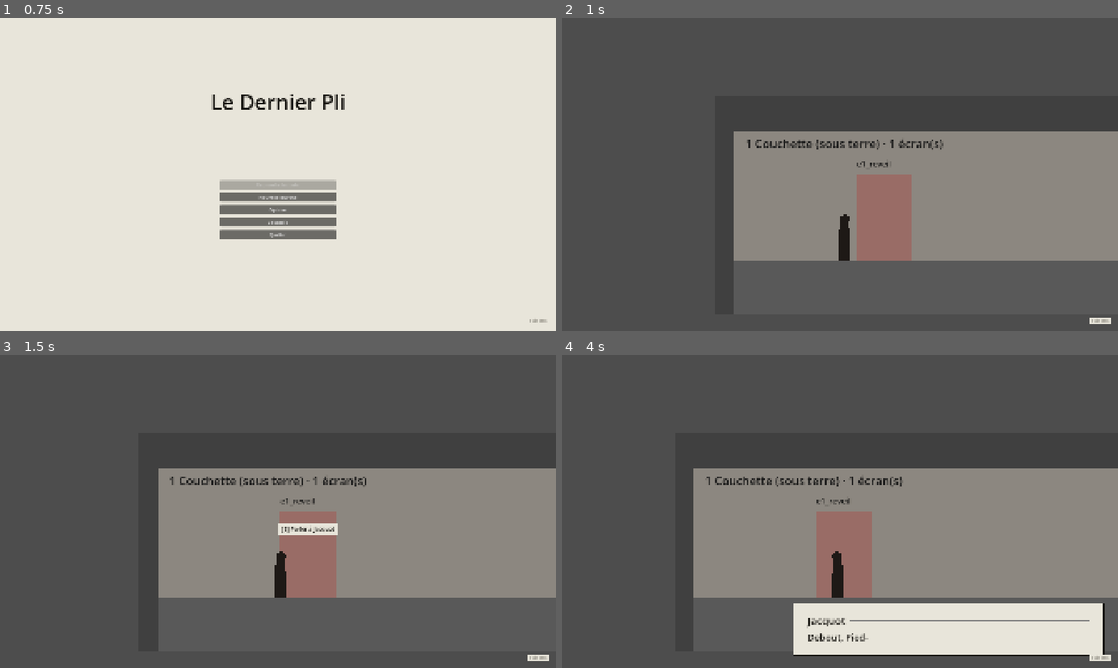
Above: before the commit, frames 1-4 (two rows, left to right).
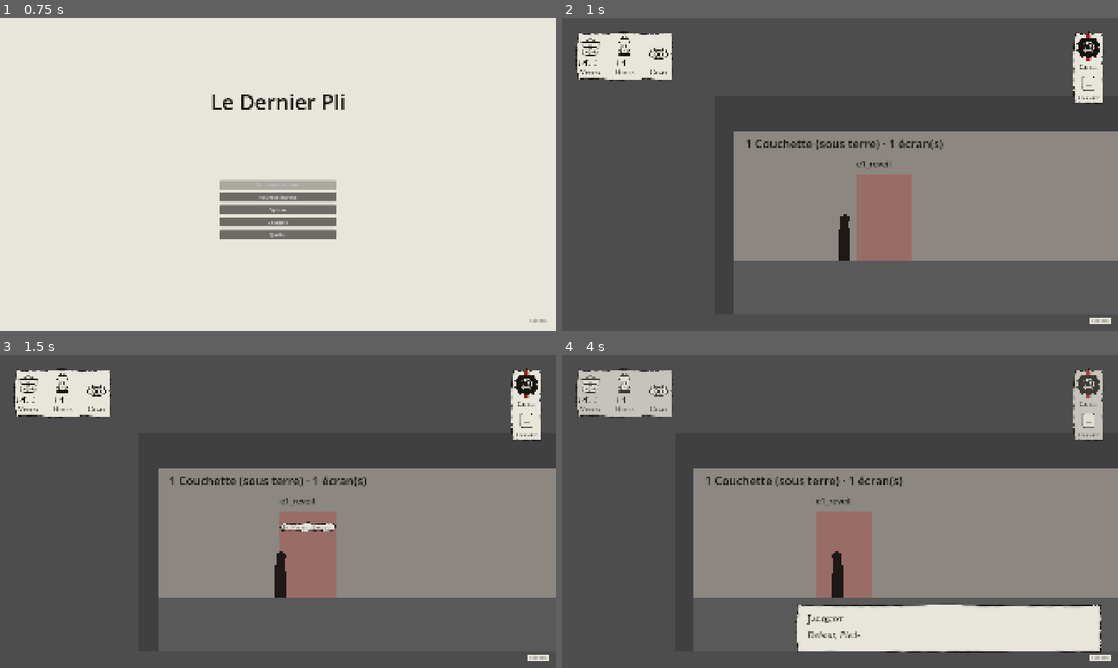
Above: after the commit, the same moments.

Repository: Mazklaus/le-dernier-pli
Game: Godot game, scene res://scenes/titre/titre.tscn
Same seed, same stepped clock (60 frames per second), same inputs: the game is played once before the commit and once after it.
Inputs (mouse positions are in pixels of both pictures, inside the frame that each line leads up to):
- Up to frame 1 (0.75 s): tap Enter (ui_accept) at 0.5 s; move the mouse to (400, 158) at 0.52 s; hold D (deplacer_droite) from 0.53 s (still down); tap 1 (choix_1) at 0.6 s; click (400, 158) at 0.67 s
- Up to frame 2 (1 s): keep holding D (deplacer_droite); tap Enter (ui_accept) at 0.77 s
- Up to frame 3 (1.5 s): release D (deplacer_droite) at 1.25 s; drag from (166, 527) to (311, 574) at 1.27 s
- Up to frame 4 (4 s): move the mouse to (895, 442) at 2.02 s; hold D (deplacer_droite) 2.03-2.75 s; tap 3 (choix_3) at 2.1 s; click (895, 442) at 2.17 s; drag from (812, 574) to (673, 464) at 2.77 s; move the mouse to (1006, 558) at 3.52 s; press the mouse at (1006, 558) at 3.53 s; hold A (deplacer_gauche) from 3.53 s (still down); tap Enter (ui_accept) at 3.77 s

Frame 1 is identical in both runs. In frame 2, 3.7% of the frame differs, in the area x 2-98%, y 4-28%; in frame 3, 4.0%; in frame 4, 5.6%, in the area x 2-98%, y 4-97%.

Commit message:
Ajouter le HUD des jauges et brancher les assets du DA
HudJauges (sacoche, lanterne, oeil, bâtons, sceau, carnet) dans InterfaceJeu ;
bulle en plaque de papier déchiré, réplique en Spectral italique, coûts en icônes ;
invite d'interaction en petite plaque de papier.

Co-Authored-By: Claude Opus 5.5 <noreply@anthropic.com>
Claude-Session: https://claude.ai/code/session_011WbKxDzNKL8tj2JSWv4M3w

Diff:
--- a/scenes/ui/bulle_dialogue/bulle_dialogue.gd
+++ b/scenes/ui/bulle_dialogue/bulle_dialogue.gd
@@ -5,18 +5,18 @@
 ## Règles de présentation (coûts, bavure, options cachées, timbre) : OptionsDialogue.
 ## Entrées : « interagir » ou « clic » pour avancer, « choix_1 » à « choix_4 », ui_up / ui_down.
 
-const ENCRE := Color("15130f")
-const PAPIER := Color("e8e5da")
-const LAVIS := Color("4a463d")
+const ENCRE := StylePapier.ENCRE
+const LAVIS := StylePapier.LAVIS
 const ROUGE_HALO := Color(0.608, 0.11, 0.11, 0.35)
 ## Taille de la réplique selon Reglages.taille_texte (petit, normal, grand, très grand), à 1080.
 const TAILLES_TEXTE := [28, 32, 38, 44]
-const NOMS_JAUGES := {&"vivres": "vivres", &"huile": "huile", &"lucidite": "lucidité"}
+## Icône de coût du DA par jauge (ui_cout-*.png, 32 px).
+const ICONES_COUTS := {&"vivres": "cout-vivres", &"huile": "cout-huile", &"lucidite": "cout-lucidite"}
 const LARGEUR := 1076.0
 const MARGE_ECRAN := Vector2(46, 42)
 const ACTIONS_CHOIX: Array[StringName] = [&"choix_1", &"choix_2", &"choix_3", &"choix_4"]
 
-## Polices de la maquette, à fournir par le DA (IM Fell English SC, Spectral, Spectral italique).
+## Polices de la maquette ; à défaut, celles du DA (IM Fell English SC, Spectral, Spectral italique).
 @export var police_locuteur: Font
 @export var police_texte: Font
 @export var police_replique: Font
@@ -39,6 +39,12 @@
 func _ready() -> void:
 	layer = 10
 	_rng.randomize()
+	if police_locuteur == null:
+		police_locuteur = StylePapier.police(StylePapier.POLICE_TITRE)
+	if police_texte == null:
+		police_texte = StylePapier.police(StylePapier.POLICE_TEXTE)
+	if police_replique == null:
+		police_replique = StylePapier.police(StylePapier.POLICE_ITALIQUE)
 	_construire()
 	_plaque.hide()
 	Reglages.reglage_change.connect(_sur_reglage_change)
@@ -157,10 +163,20 @@
 	rangee.add_child(texte)
 	var affiches: Dictionary = option["couts_affiches"]
 	for nom: StringName in affiches:
-		var cout := _etiquette("−%d %s" % [int(affiches[nom]), NOMS_JAUGES.get(nom, String(nom))],
-			police_texte, roundi(_taille() * 0.78), ENCRE)
+		var icone := TextureRect.new()
+		icone.texture = StylePapier.icone(ICONES_COUTS.get(nom, ""))
+		icone.custom_minimum_size = Vector2.ONE * roundf(_taille() * 0.9)
+		icone.expand_mode = TextureRect.EXPAND_IGNORE_SIZE
+		icone.stretch_mode = TextureRect.STRETCH_KEEP_ASPECT_CENTERED
+		icone.size_flags_vertical = Control.SIZE_SHRINK_CENTER
+		icone.mouse_filter = Control.MOUSE_FILTER_IGNORE
+		icone.tooltip_text = String(nom)
+		rangee.add_child(icone)
+		var cout := _etiquette("−%d" % int(affiches[nom]), police_texte, roundi(_taille() * 0.78), ENCRE)
+		cout.set_meta(&"jauge", nom)
 		if option["bave"]:
 			_faire_baver(cout)
+			icone.modulate = Color(1, 0.85, 0.85)
 		rangee.add_child(cout)
 	if option["bave"] and affiches.is_empty():
 		_faire_baver(texte)
@@ -233,14 +249,8 @@
 	_plaque.offset_right = -MARGE_ECRAN.x
 	_plaque.offset_bottom = -MARGE_ECRAN.y
 	_plaque.grow_vertical = Control.GROW_DIRECTION_BEGIN
-	var style := StyleBoxFlat.new()
-	style.bg_color = PAPIER
-	style.border_color = ENCRE
-	style.set_border_width_all(3)
-	style.content_margin_left = 50
-	style.content_margin_right = 50
-	style.content_margin_top = 36
-	style.content_margin_bottom = 32
+	# Plaque de papier au bord déchiré du DA (9 tranches, marge de texture 40 px).
+	var style := StylePapier.plaque(50.0, 40.0, 36.0)
 	_plaque.add_theme_stylebox_override(&"panel", style)
 	racine.add_child(_plaque)
 
@@ -265,7 +275,11 @@
 	_replique.custom_minimum_size.x = LARGEUR - 100
 	_replique.add_theme_color_override(&"default_color", ENCRE)
 	if police_replique:
+		# Réplique tout en Spectral italique (retour UI/UX).
 		_replique.add_theme_font_override(&"normal_font", police_replique)
+		_replique.add_theme_font_override(&"italics_font", police_replique)
+	if police_texte:
+		_replique.add_theme_font_override(&"bold_font", police_texte)
 	colonne.add_child(_replique)
 
 	_options = VBoxContainer.new()
--- /dev/null
+++ b/scenes/ui/hud_jauges/hud_jauges.gd
@@ -0,0 +1,241 @@
+class_name HudJauges
+extends Control
+## HUD des jauges (maquette UI/UX v0.6) : plaque en haut à gauche avec Vivres (sacoche +
+## 10 bâtons), Huile (lanterne + 6 bâtons) et Lucidité (œil + nom du palier, jamais de
+## chiffre) ; plaque en haut à droite avec le sceau et le carnet.
+## Lit GameState par son API et ses signaux. Options : Reglages.hud_contextuel (le HUD
+## s'efface 3 s après le dernier changement), valeurs_chiffrees, effets_attenues.
+
+const SEUIL_BAS := 1
+const DELAI_CONTEXTUEL := 3.0
+const DUREE_FONDU := 0.6
+const MARGE := 38.0
+const NOMS_PALIERS := {&"clair": "Clair", &"trouble": "Trouble", &"egare": "Égaré"}
+
+var _icones: Dictionary = {}  # jauge -> TextureRect
+var _libelles: Dictionary = {}  # jauge -> Label
+var _chiffres: Dictionary = {}  # jauge -> Label
+var _batons: Dictionary = {}  # jauge -> Batons
+var _sceau: TextureRect
+var _carnet: TextureRect
+var _ceinture: PanelContainer
+var _coin: PanelContainer
+var _fondu: Tween
+var _minuteur: Timer
+var _temps: float = 0.0
+
+
+func _ready() -> void:
+	mouse_filter = Control.MOUSE_FILTER_IGNORE
+	set_anchors_and_offsets_preset(Control.PRESET_FULL_RECT)
+	_construire()
+	_minuteur = Timer.new()
+	_minuteur.one_shot = true
+	_minuteur.timeout.connect(_estomper)
+	add_child(_minuteur)
+	GameState.jauge_changee.connect(_sur_jauge_changee)
+	GameState.palier_change.connect(func(_a: StringName, _n: StringName) -> void: _sur_changement())
+	GameState.etat_declenche.connect(func(_e: StringName) -> void: _sur_changement())
+	GameState.sceau_change.connect(func(_d: StringName) -> void: _sur_changement())
+	GameState.marque_gagnee.connect(func(_m: Dictionary) -> void: _sur_changement())
+	GameState.etat_charge.connect(actualiser)
+	Reglages.reglage_change.connect(func(_c: StringName, _v: Variant) -> void: actualiser())
+	actualiser()
+	_montrer()
+
+
+func _process(delta: float) -> void:
+	_temps += delta
+	var attenue: bool = Reglages.valeur(&"effets_attenues")
+	for jauge: StringName in [GameState.VIVRES, GameState.HUILE]:
+		var icone: TextureRect = _icones[jauge]
+		var bas := GameState.valeur(jauge) <= SEUIL_BAS
+		icone.scale = Vector2.ONE * (1.0 + 0.08 * maxf(0.0, sin(_temps * TAU / 1.4))) if bas and not attenue else Vector2.ONE
+	# Trouble et Égaré : les icônes tremblent (plus fort à l'Égaré).
+	var force := 0.0 if attenue else {&"clair": 0.0, &"trouble": 0.6, &"egare": 1.4}.get(GameState.palier, 0.0) as float
+	var secousse := Vector2.ZERO
+	if force > 0.0 and fmod(_temps, 1.8 / force) < 0.12:
+		secousse = Vector2(randf_range(-1.5, 1.5), randf_range(-1.0, 1.0)) * force
+	for jauge: StringName in _icones:
+		(_icones[jauge] as TextureRect).position = secousse
+	_sceau.position = secousse
+
+
+## Relit tout l'état de GameState (au démarrage, après un chargement, un réglage).
+func actualiser() -> void:
+	var chiffres: bool = Reglages.valeur(&"valeurs_chiffrees")
+	for jauge: StringName in GameState.JAUGES:
+		var v := GameState.valeur(jauge)
+		(_icones[jauge] as TextureRect).texture = StylePapier.icone(icone_jauge(jauge, v, GameState.palier))
+		var libelle: Label = _libelles[jauge]
+		libelle.text = libelle_jauge(jauge, v, GameState.palier, GameState.est_perdu())
+		var souligne := jauge != GameState.LUCIDITE and v <= SEUIL_BAS
+		libelle.add_theme_constant_override(&"underline_thickness", 2 if souligne else 0)
+		libelle.set_meta(&"bas", souligne)
+		if _batons.has(jauge):
+			(_batons[jauge] as Batons).valeur = v
+		if _chiffres.has(jauge):
+			var chiffre: Label = _chiffres[jauge]
+			chiffre.visible = chiffres
+			chiffre.text = "%d / %d" % [v, GameState.maximum(jauge)]
+	_sceau.texture = StylePapier.icone(icone_sceau())
+
+
+## Nom court de l'icône du DA pour une jauge.
+static func icone_jauge(jauge: StringName, v: int, palier: StringName) -> String:
+	match jauge:
+		GameState.VIVRES:
+			return "sacoche-pleine" if v >= 6 else ("sacoche-moitie" if v >= 2 else "sacoche-vide")
+		GameState.HUILE:
+			return "lanterne-pleine" if v >= 3 else ("lanterne-faible" if v >= 1 else "lanterne-eteinte")
+		GameState.LUCIDITE:
+			return "oeil-%s" % palier
+	return ""
+
+
+## Libellé sous l'icône : nom de la jauge, état à zéro, palier pour la Lucidité.
+static func libelle_jauge(jauge: StringName, v: int, palier: StringName, perdu: bool) -> String:
+	match jauge:
+		GameState.VIVRES:
+			return "Affamé" if v == 0 else "Vivres"
+		GameState.HUILE:
+			return "Éteinte" if v == 0 else "Huile"
+		GameState.LUCIDITE:
+			return "Perdu" if perdu else NOMS_PALIERS.get(palier, "")
+	return ""
+
+
+static func icone_sceau() -> String:
+	if GameState.sceau_ouvert:
+		return "sceau-ouvert"
+	if GameState.sceau_rechauffe:
+		return "sceau-rechauffe"
+	if GameState.sceau_abime:
+		return "sceau-abime"
+	return "sceau-intact"
+
+
+func _sur_jauge_changee(_nom: StringName, _ancienne: int, _nouvelle: int) -> void:
+	_sur_changement()
+
+
+func _sur_changement() -> void:
+	actualiser()
+	_montrer()
+
+
+## Mode contextuel : le HUD revient à chaque changement, puis s'efface après 3 s,
+## sauf si une jauge est au seuil bas.
+func _montrer() -> void:
+	_fondre(1.0)
+	if Reglages.valeur(&"hud_contextuel"):
+		_minuteur.start(DELAI_CONTEXTUEL)
+	else:
+		_minuteur.stop()
+
+
+func _estomper() -> void:
+	if not Reglages.valeur(&"hud_contextuel"):
+		return
+	if GameState.valeur(GameState.VIVRES) <= SEUIL_BAS or GameState.valeur(GameState.HUILE) <= SEUIL_BAS:
+		return
+	_fondre(0.0)
+
+
+func _fondre(cible: float) -> void:
+	if _fondu and _fondu.is_valid():
+		_fondu.kill()
+	_fondu = create_tween()
+	_fondu.tween_property(self, "modulate:a", cible, DUREE_FONDU)
+
+
+func _construire() -> void:
+	_ceinture = PanelContainer.new()
+	_ceinture.add_theme_stylebox_override(&"panel", StylePapier.plaque(20.0))
+	_ceinture.position = Vector2(MARGE, MARGE)
+	add_child(_ceinture)
+	var rangee := HBoxContainer.new()
+	rangee.add_theme_constant_override(&"separation", 38)
+	_ceinture.add_child(rangee)
+	for jauge: StringName in GameState.JAUGES:
+		rangee.add_child(_jauge(jauge))
+
+	_coin = PanelContainer.new()
+	_coin.add_theme_stylebox_override(&"panel", StylePapier.plaque(16.0))
+	_coin.anchor_left = 1.0
+	_coin.anchor_right = 1.0
+	_coin.offset_right = -MARGE
+	_coin.offset_top = MARGE
+	_coin.grow_horizontal = Control.GROW_DIRECTION_BEGIN
+	add_child(_coin)
+	var colonne := VBoxContainer.new()
+	colonne.alignment = BoxContainer.ALIGNMENT_CENTER
+	colonne.add_theme_constant_override(&"separation", 8)
+	_coin.add_child(colonne)
+	_sceau = _icone(96.0)
+	colonne.add_child(_cellule(_sceau, "Le pli"))
+	_carnet = _icone(64.0)
+	_carnet.texture = StylePapier.icone("carnet")
+	colonne.add_child(_cellule(_carnet, "Carnet"))
+
+
+func _jauge(jauge: StringName) -> Control:
+	var colonne := VBoxContainer.new()
+	colonne.alignment = BoxContainer.ALIGNMENT_END
+	colonne.add_theme_constant_override(&"separation", 6)
+	var icone := _icone(80.0)
+	_icones[jauge] = icone
+	var support := Control.new()
+	support.custom_minimum_size = Vector2(80, 80)
+	support.size_flags_horizontal = Control.SIZE_SHRINK_CENTER
+	support.add_child(icone)
+	colonne.add_child(support)
+	if jauge != GameState.LUCIDITE:
+		var batons := Batons.new()
+		batons.maximum = GameState.maximum(jauge)
+		batons.size_flags_horizontal = Control.SIZE_SHRINK_CENTER
+		_batons[jauge] = batons
+		colonne.add_child(batons)
+	var libelle := _texte("", StylePapier.POLICE_TITRE, 26, StylePapier.ENCRE)
+	_libelles[jauge] = libelle
+	colonne.add_child(libelle)
+	if jauge != GameState.LUCIDITE:
+		var chiffre := _texte("", StylePapier.POLICE_TEXTE, 18, StylePapier.LAVIS)
+		_chiffres[jauge] = chiffre
+		colonne.add_child(chiffre)
+	return colonne
+
+
+func _cellule(icone: TextureRect, texte: String) -> Control:
+	var colonne := VBoxContainer.new()
+	colonne.alignment = BoxContainer.ALIGNMENT_CENTER
+	var support := Control.new()
+	support.custom_minimum_size = icone.custom_minimum_size
+	support.size_flags_horizontal = Control.SIZE_SHRINK_CENTER
+	support.add_child(icone)
+	colonne.add_child(support)
+	colonne.add_child(_texte(texte, StylePapier.POLICE_TITRE, 24, StylePapier.ENCRE))
+	return colonne
+
+
+func _icone(taille: float) -> TextureRect:
+	var icone := TextureRect.new()
+	icone.custom_minimum_size = Vector2(taille, taille)
+	icone.size = Vector2(taille, taille)
+	icone.pivot_offset = Vector2(taille, taille) / 2.0
+	icone.expand_mode = TextureRect.EXPAND_IGNORE_SIZE
+	icone.stretch_mode = TextureRect.STRETCH_KEEP_ASPECT_CENTERED
+	icone.mouse_filter = Control.MOUSE_FILTER_IGNORE
+	return icone
+
+
+func _texte(texte: String, police: String, taille: int, couleur: Color) -> Label:
+	var etiquette := Label.new()
+	etiquette.text = texte
+	etiquette.horizontal_alignment = HORIZONTAL_ALIGNMENT_CENTER
+	etiquette.add_theme_color_override(&"font_color", couleur)
+	etiquette.add_theme_font_size_override(&"font_size", taille)
+	var f := StylePapier.police(police)
+	if f:
+		etiquette.add_theme_font_override(&"font", f)
+	return etiquette
--- a/scenes/ui/interface_jeu/interface_jeu.gd
+++ b/scenes/ui/interface_jeu/interface_jeu.gd
@@ -1,10 +1,11 @@
 class_name InterfaceJeu
 extends CanvasLayer
-## Interface en jeu : l'invite d'interaction, et plus tard le HUD des jauges.
+## Interface en jeu : le HUD des jauges (lit GameState seul) et l'invite d'interaction.
 ## Instanciée par EtapeBase quand l'étape n'en a pas (zéro câblage par étape).
 
 const SCENE := "res://scenes/ui/interface_jeu/interface_jeu.tscn"
 
+@onready var hud: HudJauges = %HudJauges
 @onready var invite: InviteInteraction = %InviteInteraction
 
 
--- a/scenes/ui/interface_jeu/interface_jeu.tscn
+++ b/scenes/ui/interface_jeu/interface_jeu.tscn
@@ -1,12 +1,24 @@
-[gd_scene load_steps=3 format=3]
+[gd_scene load_steps=4 format=3]
 
 [ext_resource type="Script" path="res://scenes/ui/interface_jeu/interface_jeu.gd" id="1_script"]
 [ext_resource type="Script" path="res://scenes/ui/invite_interaction/invite_interaction.gd" id="2_invite"]
+[ext_resource type="Script" path="res://scenes/ui/hud_jauges/hud_jauges.gd" id="3_hud"]
 
 [node name="InterfaceJeu" type="CanvasLayer"]
 layer = 5
 script = ExtResource("1_script")
 
+[node name="HudJauges" type="Control" parent="."]
+unique_name_in_owner = true
+layout_mode = 3
+anchors_preset = 15
+anchor_right = 1.0
+anchor_bottom = 1.0
+grow_horizontal = 2
+grow_vertical = 2
+mouse_filter = 2
+script = ExtResource("3_hud")
+
 [node name="InviteInteraction" type="PanelContainer" parent="."]
 unique_name_in_owner = true
 script = ExtResource("2_invite")
--- a/scenes/ui/invite_interaction/invite_interaction.gd
+++ b/scenes/ui/invite_interaction/invite_interaction.gd
@@ -8,9 +8,9 @@
 const LIBELLE_MAX := 24
 ## Hauteur au-dessus de l'origine de la cible (ses pieds), en pixels écran à 1080.
 const HAUTEUR := 220.0
-const ENCRE := Color("15130f")
-const PAPIER := Color("e8e5da")
+const ENCRE := StylePapier.ENCRE
 
+## Police du libellé ; Spectral par défaut.
 @export var police: Font
 
 var cible: Interactif = null
@@ -22,15 +22,10 @@
 
 func _ready() -> void:
 	mouse_filter = Control.MOUSE_FILTER_IGNORE
-	var style := StyleBoxFlat.new()
-	style.bg_color = PAPIER
-	style.border_color = ENCRE
-	style.set_border_width_all(2)
-	style.content_margin_left = 14
-	style.content_margin_right = 14
-	style.content_margin_top = 6
-	style.content_margin_bottom = 6
-	add_theme_stylebox_override(&"panel", style)
+	# Petite plaque de papier déchiré du DA (bord réduit à 18 px pour une plaque d'une ligne).
+	add_theme_stylebox_override(&"panel", StylePapier.plaque(22.0, 18.0, 10.0))
+	if police == null:
+		police = StylePapier.police(StylePapier.POLICE_TEXTE)
 	_etiquette = Label.new()
 	_etiquette.add_theme_color_override(&"font_color", ENCRE)
 	_etiquette.add_theme_font_size_override(&"font_size", 20)
--- /dev/null
+++ b/scripts/ui/batons.gd
@@ -0,0 +1,46 @@
+class_name Batons
+extends Control
+## Bâtons gravés comptés par cinq (le cinquième barre les quatre premiers), comme sur un mur
+## de tranchée : les points pleins à l'encre, les points perdus en pointillé de mine.
+
+const ECART := 7.0
+const HAUTEUR := 22.0
+
+@export var maximum: int = 10:
+	set(v):
+		maximum = v
+		_redimensionner()
+@export var valeur: int = 0:
+	set(v):
+		valeur = clampi(v, 0, maximum)
+		queue_redraw()
+
+
+func _ready() -> void:
+	_redimensionner()
+
+
+func _draw() -> void:
+	var x := 2.0
+	for i in maximum:
+		var plein := i < valeur
+		var couleur := StylePapier.ENCRE if plein else StylePapier.MINE
+		var epaisseur := 2.4 if plein else 1.2
+		if i % 5 == 4:
+			_trait(Vector2(x - 4.0 * ECART - 2.0, HAUTEUR - 2.0), Vector2(x - 2.0, 2.0), couleur, epaisseur, plein)
+			x += ECART
+		else:
+			_trait(Vector2(x, 2.0), Vector2(x + (0.6 if i % 2 else -0.6), HAUTEUR - 2.0), couleur, epaisseur, plein)
+			x += ECART
+
+
+func _trait(a: Vector2, b: Vector2, couleur: Color, epaisseur: float, plein: bool) -> void:
+	if plein:
+		draw_line(a, b, couleur, epaisseur, true)
+	else:
+		draw_dashed_line(a, b, couleur, epaisseur, 2.0)
+
+
+func _redimensionner() -> void:
+	custom_minimum_size = Vector2(maximum * ECART + 6.0, HAUTEUR)
+	queue_redraw()
--- /dev/null
+++ b/scripts/ui/style_papier.gd
@@ -0,0 +1,42 @@
+class_name StylePapier
+extends RefCounted
+## Style commun des plaques de papier (bulle, invite, HUD) : assets du DA (PR #18).
+
+const ENCRE := Color("15130f")
+const PAPIER := Color("e8e5da")
+const LAVIS := Color("4a463d")
+const MINE := Color("8c877a")
+const ROUGE := Color("9b1c1c")
+
+const POLICE_TITRE := "res://assets/fonts/IMFellEnglishSC-Regular.ttf"
+const POLICE_TEXTE := "res://assets/fonts/Spectral-Regular.ttf"
+const POLICE_ITALIQUE := "res://assets/fonts/Spectral-Italic.ttf"
+const PLAQUE := "res://assets/graphics/ui/ui_plaque-papier.png"
+const DOSSIER_UI := "res://assets/graphics/ui/"
+
+
+## Plaque de papier au bord déchiré : StyleBoxTexture en 9 tranches. `bord` est la marge de
+## texture (40 px conseillés par le DA, moins pour une petite plaque), `marge` celle du contenu.
+static func plaque(marge: float = 24.0, bord: float = 40.0, marge_verticale: float = -1.0) -> StyleBoxTexture:
+	var style := StyleBoxTexture.new()
+	style.texture = load(PLAQUE) as Texture2D
+	style.texture_margin_left = bord
+	style.texture_margin_right = bord
+	style.texture_margin_top = bord
+	style.texture_margin_bottom = bord
+	var mv := marge if marge_verticale < 0.0 else marge_verticale
+	style.content_margin_left = marge
+	style.content_margin_right = marge
+	style.content_margin_top = mv
+	style.content_margin_bottom = mv
+	return style
+
+
+static func police(chemin: String) -> Font:
+	return load(chemin) as Font if ResourceLoader.exists(chemin) else null
+
+
+## Icône UI du DA par nom court (« sacoche-pleine » → ui_sacoche-pleine.png).
+static func icone(nom: String) -> Texture2D:
+	var chemin := DOSSIER_UI + "ui_%s.png" % nom
+	return load(chemin) as Texture2D if ResourceLoader.exists(chemin) else null
--- /dev/null
+++ b/tests/unit/test_hud_jauges.gd
@@ -0,0 +1,140 @@
+extends GutTest
+## HUD des jauges : correspondances icônes/libellés, mise à jour sur les signaux de GameState,
+## mode contextuel. Et le branchement des assets du DA dans la bulle et l'invite.
+
+const SceneBulle := preload("res://scenes/ui/bulle_dialogue/bulle_dialogue.tscn")
+const Dialogue := preload("res://scenes/bac_a_sable/bac_a_sable.dialogue")
+const SceneInterface := preload("res://scenes/ui/interface_jeu/interface_jeu.tscn")
+
+var _contextuel: Variant
+var _chiffres: Variant
+
+
+func before_all() -> void:
+	_contextuel = Reglages.valeur(&"hud_contextuel")
+	_chiffres = Reglages.valeur(&"valeurs_chiffrees")
+
+
+func before_each() -> void:
+	GameState.reinitialiser()
+
+
+func after_all() -> void:
+	GameState.reinitialiser()
+	Reglages.changer(&"hud_contextuel", _contextuel)
+	Reglages.changer(&"valeurs_chiffrees", _chiffres)
+
+
+func _hud() -> HudJauges:
+	var hud := HudJauges.new()
+	add_child_autofree(hud)
+	return hud
+
+
+func test_icones_des_jauges() -> void:
+	assert_eq(HudJauges.icone_jauge(GameState.VIVRES, 10, &"clair"), "sacoche-pleine")
+	assert_eq(HudJauges.icone_jauge(GameState.VIVRES, 6, &"clair"), "sacoche-pleine")
+	assert_eq(HudJauges.icone_jauge(GameState.VIVRES, 5, &"clair"), "sacoche-moitie")
+	assert_eq(HudJauges.icone_jauge(GameState.VIVRES, 2, &"clair"), "sacoche-moitie")
+	assert_eq(HudJauges.icone_jauge(GameState.VIVRES, 1, &"clair"), "sacoche-vide")
+	assert_eq(HudJauges.icone_jauge(GameState.HUILE, 3, &"clair"), "lanterne-pleine")
+	assert_eq(HudJauges.icone_jauge(GameState.HUILE, 1, &"clair"), "lanterne-faible")
+	assert_eq(HudJauges.icone_jauge(GameState.HUILE, 0, &"clair"), "lanterne-eteinte")
+	assert_eq(HudJauges.icone_jauge(GameState.LUCIDITE, 2, &"egare"), "oeil-egare")
+
+
+func test_toutes_les_icones_existent() -> void:
+	for nom: String in ["sacoche-pleine", "sacoche-moitie", "sacoche-vide", "lanterne-pleine",
+			"lanterne-faible", "lanterne-eteinte", "oeil-clair", "oeil-trouble", "oeil-egare",
+			"sceau-intact", "sceau-abime", "sceau-rechauffe", "sceau-ouvert", "carnet",
+			"cout-vivres", "cout-huile", "cout-lucidite"]:
+		assert_not_null(StylePapier.icone(nom), nom)
+	assert_not_null(StylePapier.police(StylePapier.POLICE_ITALIQUE))
+	assert_not_null(StylePapier.plaque().texture)
+
+
+func test_libelles_sans_chiffre_de_lucidite() -> void:
+	assert_eq(HudJauges.libelle_jauge(GameState.VIVRES, 0, &"clair", false), "Affamé")
+	assert_eq(HudJauges.libelle_jauge(GameState.VIVRES, 3, &"clair", false), "Vivres")
+	assert_eq(HudJauges.libelle_jauge(GameState.HUILE, 0, &"clair", false), "Éteinte")
+	assert_eq(HudJauges.libelle_jauge(GameState.LUCIDITE, 5, &"trouble", false), "Trouble")
+	assert_eq(HudJauges.libelle_jauge(GameState.LUCIDITE, 2, &"egare", false), "Égaré")
+	assert_eq(HudJauges.libelle_jauge(GameState.LUCIDITE, 2, &"egare", true), "Perdu")
+
+
+func test_icone_du_sceau() -> void:
+	assert_eq(HudJauges.icone_sceau(), "sceau-intact")
+	GameState.sceau_abime = true
+	assert_eq(HudJauges.icone_sceau(), "sceau-abime")
+	GameState.sceau_ouvert = true
+	assert_eq(HudJauges.icone_sceau(), "sceau-ouvert")
+
+
+func test_le_hud_suit_les_jauges() -> void:
+	var hud := _hud()
+	GameState.modifier_jauge(GameState.VIVRES, -10)
+	assert_eq((hud._batons[GameState.VIVRES] as Batons).valeur, 0)
+	assert_eq((hud._libelles[GameState.VIVRES] as Label).text, "Affamé")
+	assert_eq((hud._icones[GameState.VIVRES] as TextureRect).texture, StylePapier.icone("sacoche-vide"))
+	GameState.modifier_jauge(GameState.LUCIDITE, -5)
+	assert_eq((hud._libelles[GameState.LUCIDITE] as Label).text, "Égaré")
+
+
+func test_valeurs_chiffrees() -> void:
+	Reglages.changer(&"valeurs_chiffrees", false)
+	var hud := _hud()
+	assert_false((hud._chiffres[GameState.HUILE] as Label).visible)
+	Reglages.changer(&"valeurs_chiffrees", true)
+	assert_true((hud._chiffres[GameState.HUILE] as Label).visible)
+	assert_eq((hud._chiffres[GameState.HUILE] as Label).text, "4 / 6")
+	assert_false(hud._chiffres.has(GameState.LUCIDITE), "jamais de chiffre pour la Lucidité")
+
+
+func test_mode_contextuel_s_efface_sauf_jauge_basse() -> void:
+	Reglages.changer(&"hud_contextuel", true)
+	var hud := _hud()
+	hud._estomper()
+	await wait_seconds(HudJauges.DUREE_FONDU + 0.2)
+	assert_almost_eq(hud.modulate.a, 0.0, 0.01)
+	GameState.modifier_jauge(GameState.HUILE, -3)
+	await wait_seconds(HudJauges.DUREE_FONDU + 0.2)
+	assert_almost_eq(hud.modulate.a, 1.0, 0.01, "un changement fait revenir le HUD")
+	hud._estomper()
+	await wait_seconds(HudJauges.DUREE_FONDU + 0.2)
+	assert_almost_eq(hud.modulate.a, 1.0, 0.01, "huile à 1 : le HUD reste")
+
+
+func test_batons_bornes() -> void:
+	var b := Batons.new()
+	add_child_autofree(b)
+	b.maximum = 6
+	b.valeur = 9
+	assert_eq(b.valeur, 6)
+	assert_gt(b.custom_minimum_size.x, 0.0)
+
+
+func test_l_interface_contient_le_hud() -> void:
+	var interface: InterfaceJeu = add_child_autofree(SceneInterface.instantiate())
+	assert_not_null(interface.hud)
+	assert_true(interface.hud is HudJauges)
+
+
+func test_bulle_polices_plaque_et_icones_de_cout() -> void:
+	var bulle: Node = add_child_autofree(SceneBulle.instantiate())
+	assert_not_null(bulle.police_replique, "Spectral italique par défaut")
+	assert_eq(bulle.police_replique.resource_path, StylePapier.POLICE_ITALIQUE)
+	assert_true(bulle._plaque.get_theme_stylebox(&"panel") is StyleBoxTexture, "plaque de papier")
+	bulle.start(Dialogue, "couts")
+	await wait_process_frames(3)
+	bulle._replique.skip_typing()
+	await wait_process_frames(3)
+	var icones: Array[Node] = bulle._options.find_children("*", "TextureRect", true, false)
+	assert_gt(icones.size(), 0, "les coûts s'affichent en icône")
+	assert_eq((icones[0] as TextureRect).texture, StylePapier.icone("cout-vivres"))
+
+
+func test_invite_en_plaque_de_papier() -> void:
+	var invite := InviteInteraction.new()
+	add_child_autofree(invite)
+	assert_true(invite.get_theme_stylebox(&"panel") is StyleBoxTexture)
+	assert_not_null(invite.police)
Not shown, added: scenes/ui/hud_jauges/hud_jauges.gd.uid
Not shown, added: scripts/ui/batons.gd.uid
Not shown, added: scripts/ui/style_papier.gd.uid
Not shown, added: tests/unit/test_hud_jauges.gd.uid
